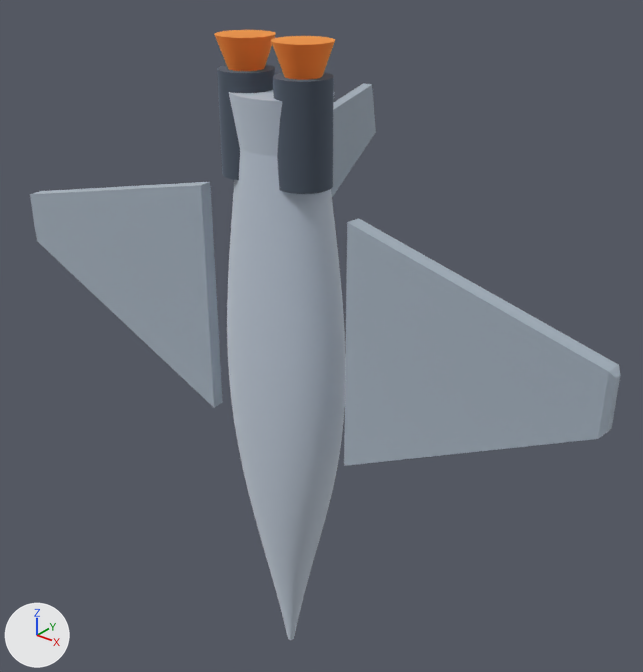
What one commit did to the glTF model public/models/ship.glb.
Both versions are drawn from a 50 mm camera at (0.00434, -0.00495, 0.00317) aimed at (-0.00004, 0.00052, -0.00023). The lights are fixed; the arrows at lower left show +X, +Y and +Z. The older version comes first. Where no turn or scale is listed for an object, it has been applied to the vertices. Vertices at exactly the same position are counted once.

Objects in the first picture: '=>[0:1:1:10]', '=>[0:1:1:12]', '=>[0:1:1:17]', '=>[0:1:1:19]', '=>[0:1:1:22]', '=>[0:1:1:24]', '=>[0:1:1:4]', '=>[0:1:1:7]'.
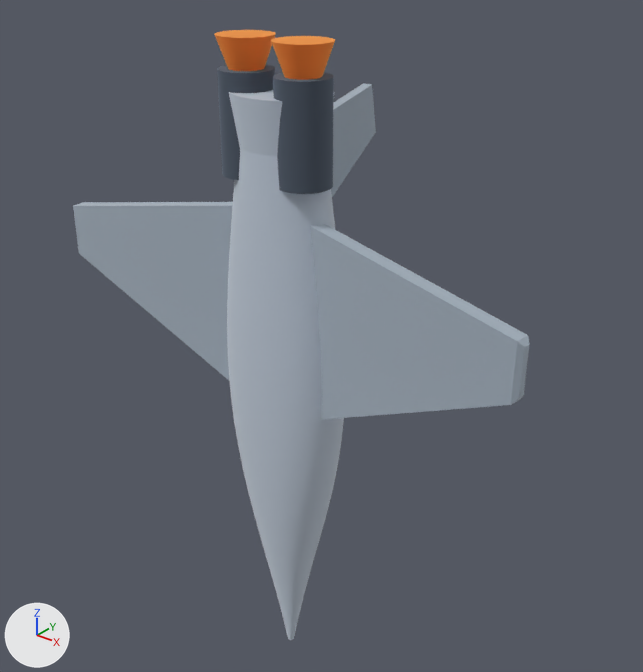
Pixel boxes (x1, y1, x2, y2) of what changed, in the pictures (643 x 672 px; the box of a moved part takes in the faces that stretch with it):
'=>[0:1:1:7]', reshaped, moved: before (344, 218, 620, 466); after (310, 224, 529, 420)
'=>[0:1:1:10]', reshaped, moved: before (30, 182, 223, 408); after (73, 202, 233, 381)
part 1 of me_solid_001, moved or reshaped: before (344, 218, 618, 466); after (311, 225, 528, 420)
part 2 of me_solid_001, moved or reshaped: before (598, 365, 620, 439); after (511, 336, 529, 405)

The change in detail:
me_solid_001 is used by ob_0_1_1_7; location (0.0004, -0.00005, -0.00005).
me_solid_001 had 14 vertices, 24 faces and spanned x 0.00033..0.00244, y -0.00031..0.00002, z -0.00085..0.0012.
me_solid_001 now has 14 vertices, 24 faces and spans x -0.0003..0.00214, y -0.00028..0.00009, z -0.00085..0.0012.
me_solid_001 part 1: all 4 vertices in x 0.00033..0.00034, y -0.0001..0.00002, z -0.00085..0.0012 are moved by (-0.00064, 0.00007, 0.0).
me_solid_001 part 2: all 10 vertices in x 0.0024..0.00244, y -0.00031..-0.00019, z 0.00033..0.00079 are moved by (-0.0003, 0.00003, 0.0).
me_solid_002 is used by ob_0_1_1_10; location (-0.0004, -0.00005, -0.00005).
me_solid_002 had 14 vertices, 24 faces and spanned x -0.00244..-0.00033, y -0.00031..0.00002, z -0.00085..0.0012.
me_solid_002 now has 14 vertices, 24 faces and spans x -0.00214..0.0003, y -0.00028..0.00009, z -0.00085..0.0012.
me_solid_002 part 3: all 4 vertices in x -0.00034..-0.00033, y -0.0001..0.00002, z -0.00085..0.0012 are moved by (0.00064, 0.00007, 0.0).
Other edits to the shape of me_solid_002 do not show in these pictures.
Object '=>[0:1:1:7]' (ob_0_1_1_7) moves from (0.0004, -0.00005, -0.00005) to (0.0001, -0.00005, -0.00005).
Object '=>[0:1:1:10]' (ob_0_1_1_10) moves from (-0.0004, -0.00005, -0.00005) to (-0.0001, -0.00005, -0.00005).
